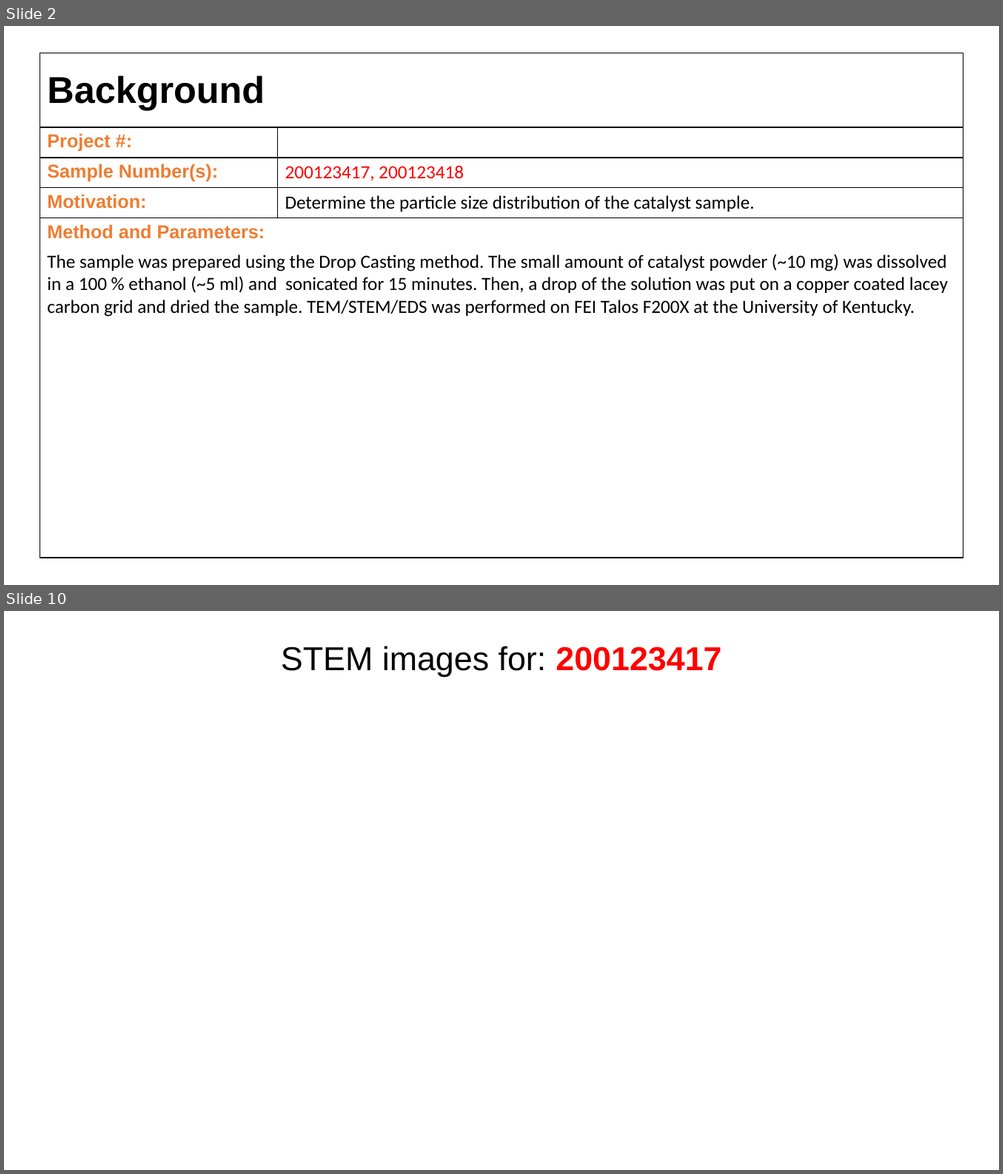
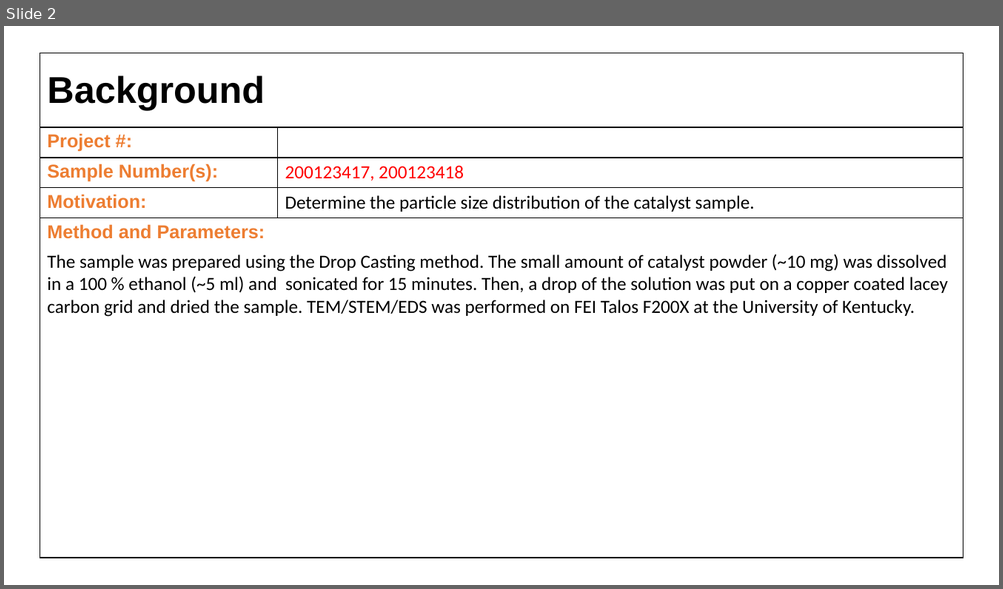
Before and after one commit to cvrl10/mini_project, a slide deck: 100040001/_100040001.pptx. Shown one above the other, each under a label of ours: slides 2 and 10 before the commit, slide 2 after it; the slides between them are not shown. The pictures are 1003x1174 and 1003x589 pixels, drawn with LibreOffice and Linux fonts; fonts in the diff are those of the drawing. Boxes give left, top, right and bottom in pixels: in the first picture for what was removed or moved away, otherwise in the second. Text is boxed around its words. In the diff, an @@ line names an element or a change of style, - is before the commit and + after.

```diff
--- a/100040001/_100040001.pptx
+++ b/100040001/_100040001.pptx
@@ slide 10 removed at (4,611,999,1170), background #FFFFFF @@
@@ title removed at (281,646,721,677) @@
-STEM images for: 200123417
```
Also in this commit, not shown: 5 slides changed, 2 slides added, 6 other slides removed, 33 other files.
